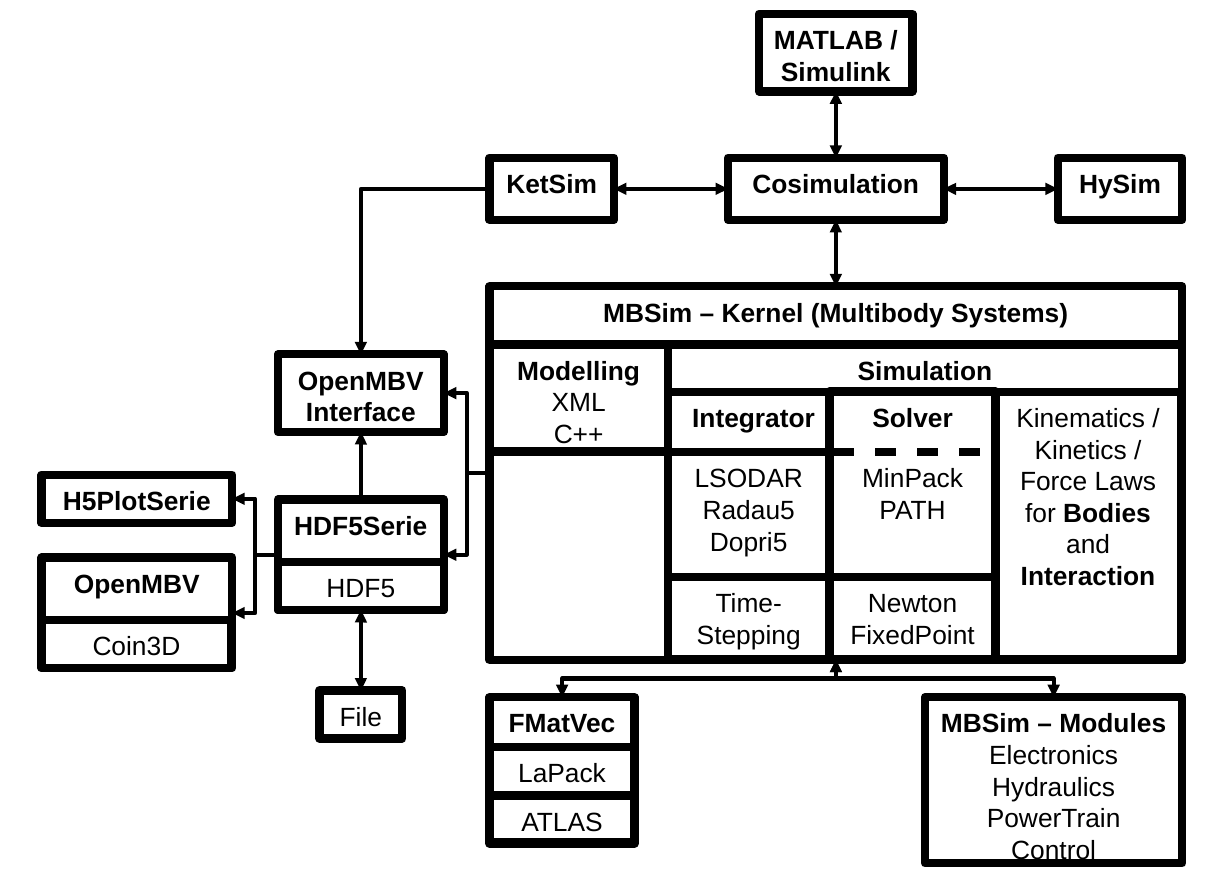
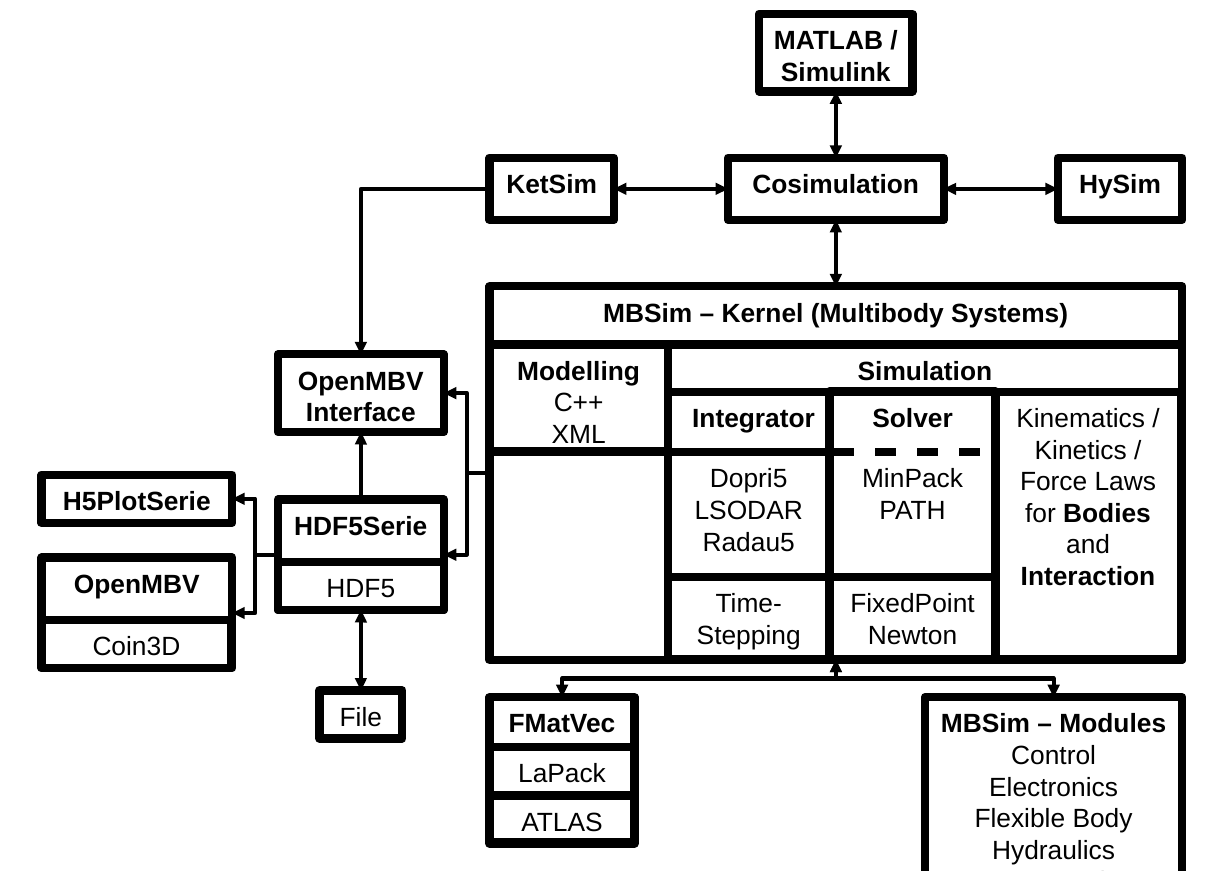
Before and after one commit to mbsim-env/mbsim, a slide deck: slide 2 of trunk/tutorial/CDR/mbsim_embedding.odp. Drawn at 1232x871 pixels with LibreOffice and Linux fonts; fonts in the diff are those of the drawing. Boxes give left, top, right and bottom in pixels: in the first picture for what was removed or moved away, otherwise in the second. Text is boxed around its words. In the diff, an @@ line names an element or a change of style, - is before the commit and + after.

Commit message:
new figure for embedding

```diff
--- a/trunk/tutorial/CDR/mbsim_embedding.odp
+++ b/trunk/tutorial/CDR/mbsim_embedding.odp
@@ text in rectangle at bbox=[552, 392, 606, 448]: text changed @@
-XML
-C++
+C++
+XML
@@ text in rectangle at bbox=[695, 468, 803, 552]: text changed @@
-LSODAR
-Radau5
-Dopri5
+Dopri5
+LSODAR
+Radau5
@@ text in rectangle at bbox=[850, 593, 974, 645]: text changed @@
-Newton
-FixedPoint
+FixedPoint
+Newton
@@ rectangle "MBSim – Modules": place and size @@
-rectangle "MBSim – Modules" at bbox=[925, 697, 1182, 863]
+rectangle "MBSim – Modules" at bbox=[925, 697, 1182, 871]
@@ text in rectangle at bbox=[975, 745, 1133, 833]: text changed @@
-Electronics
+Control
+Electronics
+Flexible Body
@@ text in rectangle at bbox=[1011, 840, 1096, 864]: paragraph removed @@
-Control
```
